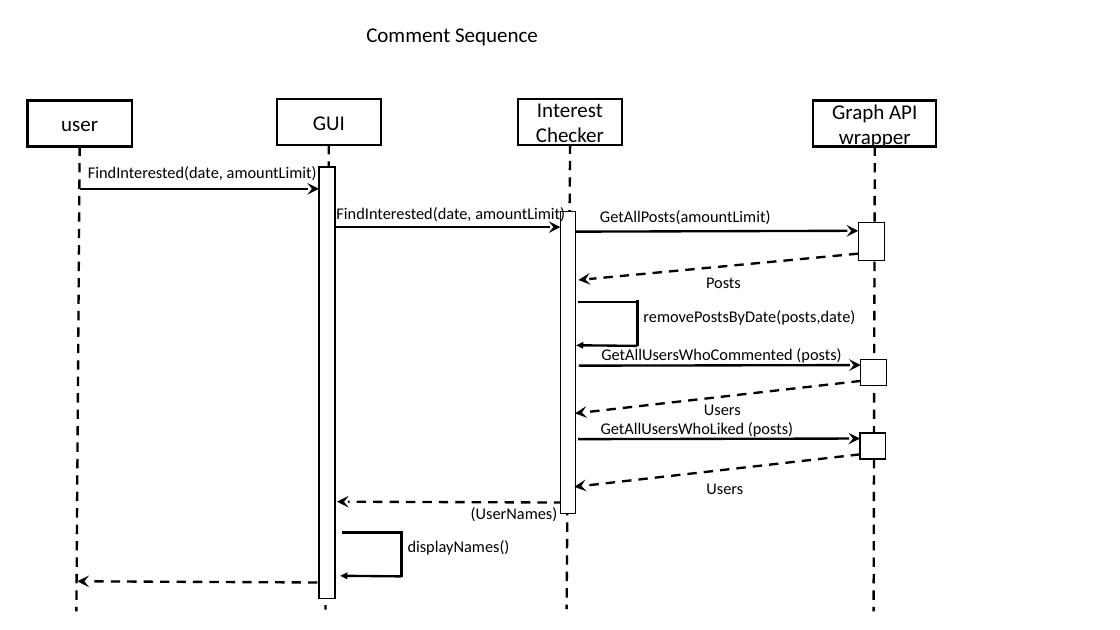
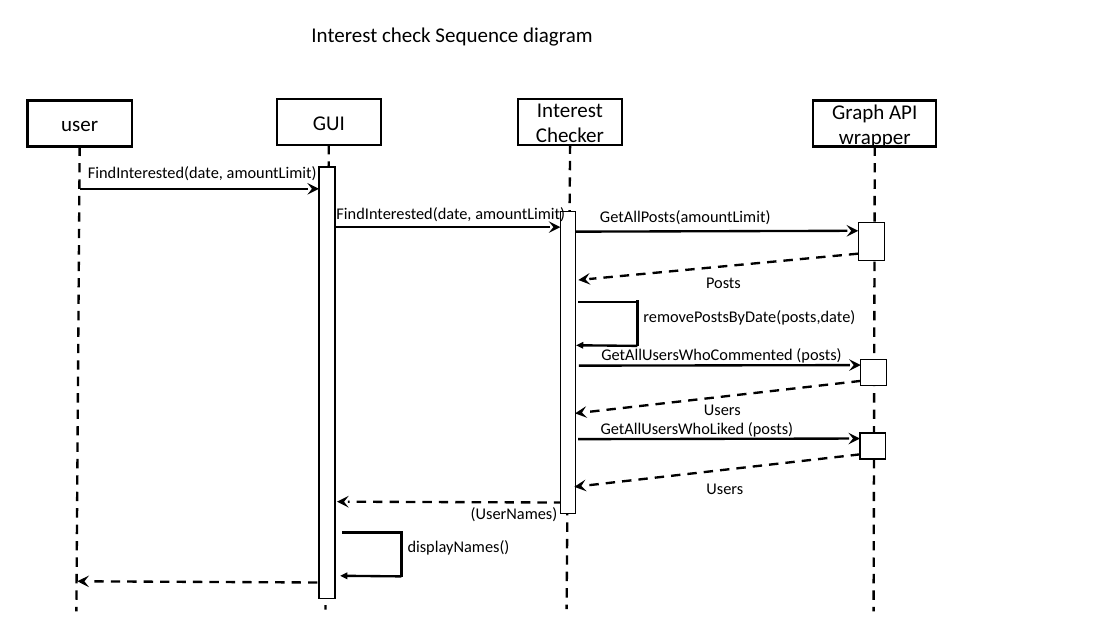
Before and after one commit to nihohit/Design-Pattern-HW, a slide deck: slide 2 of ex01/sequence diagrams.pptx. Drawn at 1120x630 pixels with LibreOffice and Linux fonts; fonts in the diff are those of the drawing. Boxes give left, top, right and bottom in pixels: in the first picture for what was removed or moved away, otherwise in the second. Text is boxed around its words. In the diff, an @@ line names an element or a change of style, - is before the commit and + after.

```diff
--- a/ex01/sequence diagrams.pptx
+++ b/ex01/sequence diagrams.pptx
@@ text at [311,27,592,46]: text changed @@
-Comment Sequence
+Interest check Sequence diagram
```
Also in this commit, not shown: 5 other files.
